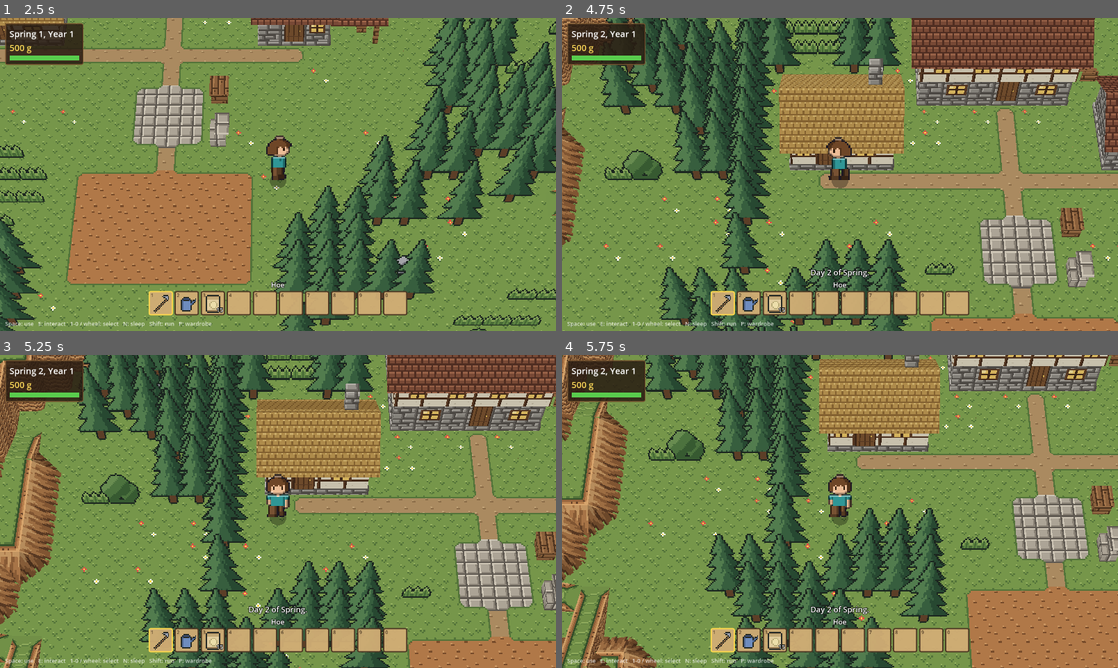
Above: before the commit, frames 1-4 (two rows, left to right).
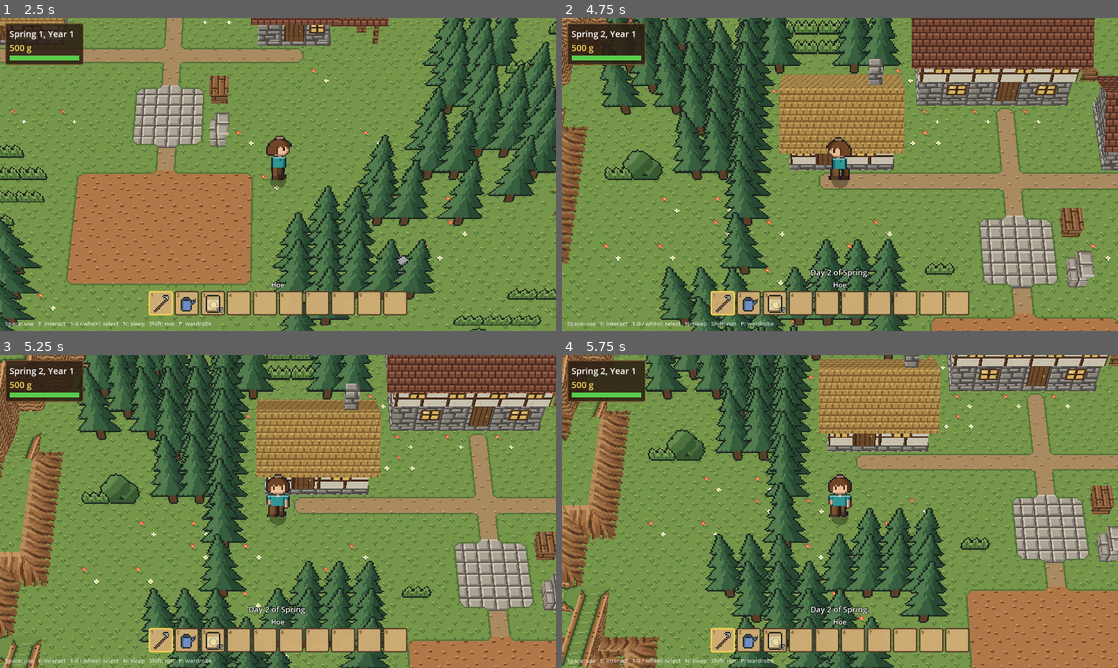
Above: after the commit, the same moments.

Repository: grimechristopher/procedural-game
Game: Godot game, scene res://scenes/main.tscn
Same seed, same stepped clock (60 frames per second), same inputs: the game is played once before the commit and once after it.
Inputs (mouse positions are in pixels of both pictures, inside the frame that each line leads up to):
- Up to frame 1 (2.5 s): tap Enter (ui_accept) at 0.5, 0.77, 1.52 s; move the mouse to (400, 158) at 0.52 s; hold D (move_right) 0.53-1.28 s; hold Mouse wheel down (hotbar_next) 0.53-1.28 s; click (400, 158) at 0.67 s; move the mouse to (166, 190) at 1.27 s; hold S (move_down) 1.28-2.03 s; tap Mouse wheel up (hotbar_prev) at 1.35 s; move the mouse to (333, 105) at 2.02 s; hold D (move_right) from 2.03 s (still down); hold E (interact) from 2.03 s (still down)
- Up to frame 2 (4.75 s): move the mouse to (812, 237) at 2.77 s; release D (move_right) at 2.78 s; release E (interact) at 2.78 s; hold W (move_up) 2.78-3.53 s; tap R (regenerate) at 2.85 s; click (812, 237) at 2.92 s; tap Enter (ui_accept) at 3.02, 3.77, 4.52 s; move the mouse to (1006, 221) at 3.52 s; hold Shift (run) 3.53-4.28 s; hold A (move_left) from 3.53 s (still down); move the mouse to (673, 127) at 4.27 s; tap N (sleep) at 4.35 s
- Up to frame 3 (5.25 s): move the mouse to (305, 511) at 5.02 s; release A (move_left) at 5.03 s; hold S (move_down) from 5.03 s (still down); hold Space (use_tool) from 5.03 s (still down); click (305, 511) at 5.17 s
- Up to frame 4 (5.75 s): keep holding S (move_down); keep holding Space (use_tool)

Frame 1 is identical in both runs. In frame 2, 0.3% of the frame differs, in the area x 0-5%, y 34-79%; in frame 3, 1.3%; in frame 4, 1.9%, in the area x 0-18%, y 17-100%.

Commit message:
Pokemon-style slope edges; hip corners on outside corners
Where an edge is a slope, the flat top is grass right up to it (curving
down into the slope) instead of carrying a rock band. Outside corners of
slopes fold along the hip, both halves sloping, so stacked slopes make a
clean pyramid with no flat grass triangles at the corners.

Co-Authored-By: Claude Opus 5.5 <noreply@anthropic.com>
Claude-Session: https://claude.ai/code/session_01QBAyNdiLYtBbpQzeaWaTYf

Diff:
--- a/scripts/terrain_mesh.gd
+++ b/scripts/terrain_mesh.gd
@@ -336,6 +336,11 @@
 	for q in GridWorld.DIAGONAL:
 		var p: Array = _piece(c, q)
 		var piece: int = p[0]
+		if raised and piece != Piece.CENTER and piece != Piece.JOINT and _only_banks(c, q, piece):
+			# Pokemon style: grass right up to a slope's edge (curving down
+			# into it), the rock all on the slope.
+			_add_lipped(_quarter(c, q, top, top_tex, false, true), c, q)
+			continue
 		if piece == Piece.OUTER and raised and _rounded(c, q):
 			_round_corner(c, q, top, base + Piece.OUTER)
 		elif piece == Piece.OUTER and raised:
@@ -388,6 +393,22 @@
 	var n := c + d
 	var hn := _height(n)
 	return hn >= 0 and _height(c) - hn == 2 and world.get_cell_item(Vector3i(n.x, hn / 2, n.y)) == T.BANK
+
+
+## Whether every drop the quarter of c toward q shows a band for is a
+## bank (a slope), so the quarter can be plain ground.
+func _only_banks(c: Vector2i, q: Vector2i, piece: int) -> bool:
+	var sx := Vector2i(q.x, 0)
+	var sz := Vector2i(0, q.y)
+	if piece == Piece.INNER:
+		return _has_bank(c + q)
+	var any := false
+	for side in [sx, sz]:
+		if _is_exposed(c, side):
+			if not _is_bank(c, side):
+				return false
+			any = true
+	return any
 
 
 ## Rule: a bank's slope starts a little in from the cliff's edge, HGSS
@@ -485,6 +506,7 @@
 	var hb := _height(c)
 	var out := []
 	var cliffy := _cliffy(c)
+	var beside_cut := false
 	for k in CORNERS:
 		var p: Vector2 = Vector2(c) + k
 		var y := hb / 2.0
@@ -497,6 +519,7 @@
 			if kn == Kind.WEDGE:
 				var sn := Vector2(world._corner_dir(n, (hb + 1) / 2))
 				if p.is_equal_approx(Vector2(n.x + 0.5, n.y + 0.5) - sn * 0.5):
+					beside_cut = true
 					continue
 				lipped = lipped or _sloped_wedge(n)
 			elif kn != Kind.BLOCK:
@@ -506,7 +529,7 @@
 			cliffy = cliffy or _cliffy(n)
 		# (Dipped to meet a lipped edge above it, see _add_lipped.)
 		out.append(y - LIP if lipped and y > hb / 2.0 else y)
-	return [out, cliffy]
+	return [out, cliffy, beside_cut]
 
 ## The cell's corners, NW, NE, SE, SW, as offsets from its north-west corner.
 const CORNERS := [Vector2(0, 0), Vector2(1, 0), Vector2(1, 1), Vector2(0, 1)]
@@ -527,11 +550,19 @@
 	var pts := []
 	for k in 4:
 		pts.append(Vector3(c.x + CORNERS[k].x, ys[k], c.y + CORNERS[k].y))
-	var tris: Array
-	if ys[0] + ys[2] <= ys[1] + ys[3]:
-		tris = [[0, 1, 2], [0, 2, 3]]
-	else:
-		tris = [[0, 1, 3], [1, 2, 3]]
+	# Split along the diagonal through the corner that differs from the
+	# other three: a hip down an outside corner (both halves sloping, as on
+	# a pyramid), a valley in an inside one. Beside a diagonal cut, the
+	# other way, so the slope ends on the diagonal and the rest is flat.
+	var tris: Array = [[0, 1, 2], [0, 2, 3]]
+	for k in 4:
+		var others: Array = [ys[(k + 1) % 4], ys[(k + 2) % 4], ys[(k + 3) % 4]]
+		if is_equal_approx(others[0], others[1]) and is_equal_approx(others[1], others[2]) \
+				and not is_equal_approx(ys[k], others[0]):
+			var through := k % 2 == 0
+			if r[2] and ys[k] > others[0]:
+				through = not through
+			tris = [[0, 1, 2], [0, 2, 3]] if through else [[0, 1, 3], [1, 2, 3]]
 	for t in tris:
 		var tri := [pts[t[0]], pts[t[1]], pts[t[2]]]
 		if tri[0].y <= floor_y and tri[1].y <= floor_y and tri[2].y <= floor_y:
@@ -676,10 +707,15 @@
 	var diag: int = GridWorld.Tex.CLIFF_DIAG if _cliffy(c) else GridWorld.Tex.EARTH_DIAG
 	if _rocky(h):
 		diag = GridWorld.Tex.ROCK_DIAG
+	if _sloped_wedge(c):
+		diag = top_tex if not _rocky(h) else GridWorld.Tex.ROCK_TOP
 	var tri := [solid_corner, p0, p1]
 	var tri_uvs := []
 	for p in tri:
-		tri_uvs.append(Vector2(0.5 + (p.x - center.x) * -s.x, 0.5 + (p.y - center.y) * -s.y))
+		if _sloped_wedge(c):
+			tri_uvs.append(p)
+		else:
+			tri_uvs.append(Vector2(0.5 + (p.x - center.x) * -s.x, 0.5 + (p.y - center.y) * -s.y))
 	# Out to the face, which stands a hair past the diagonal.
 	var reach := -s.normalized() * FACE_OFFSET
 	faces.append([[_at(tri[0], top), _at(tri[1] + reach, top), _at(tri[2] + reach, top)], Vector3.UP, diag, tri_uvs])
